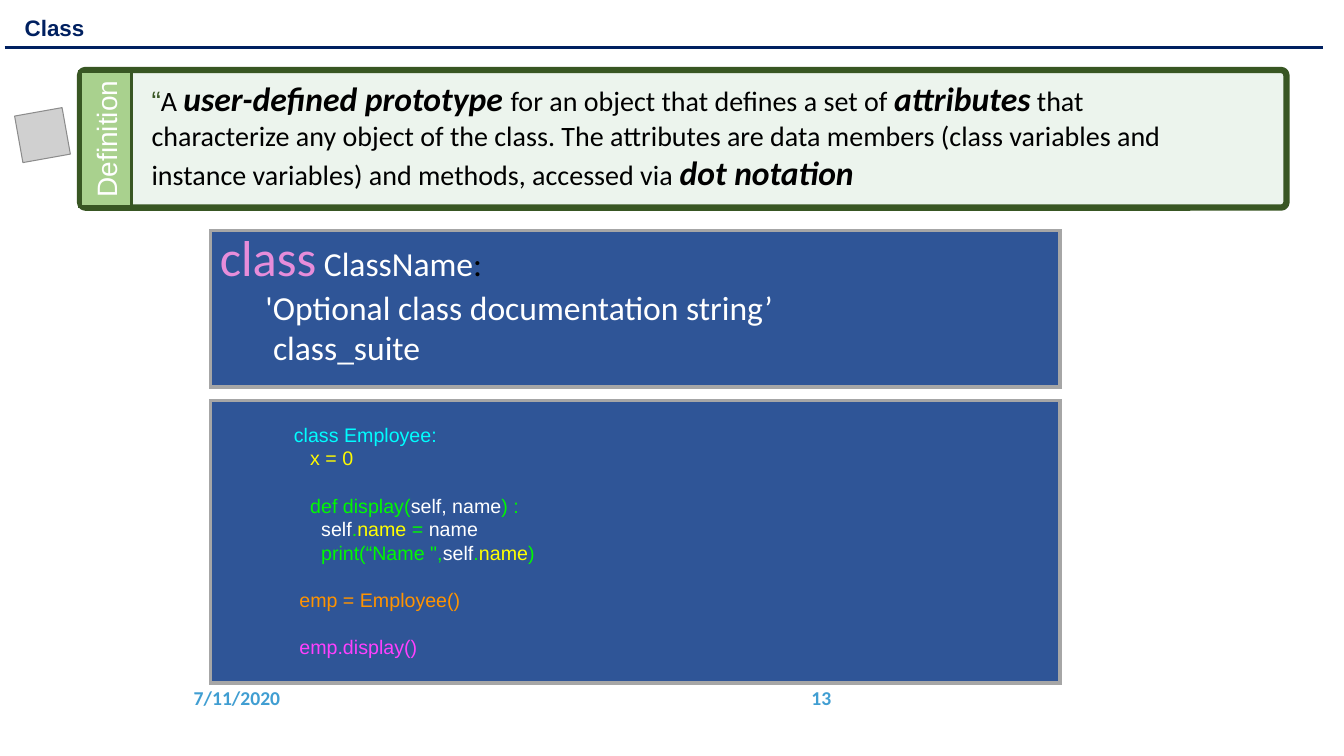
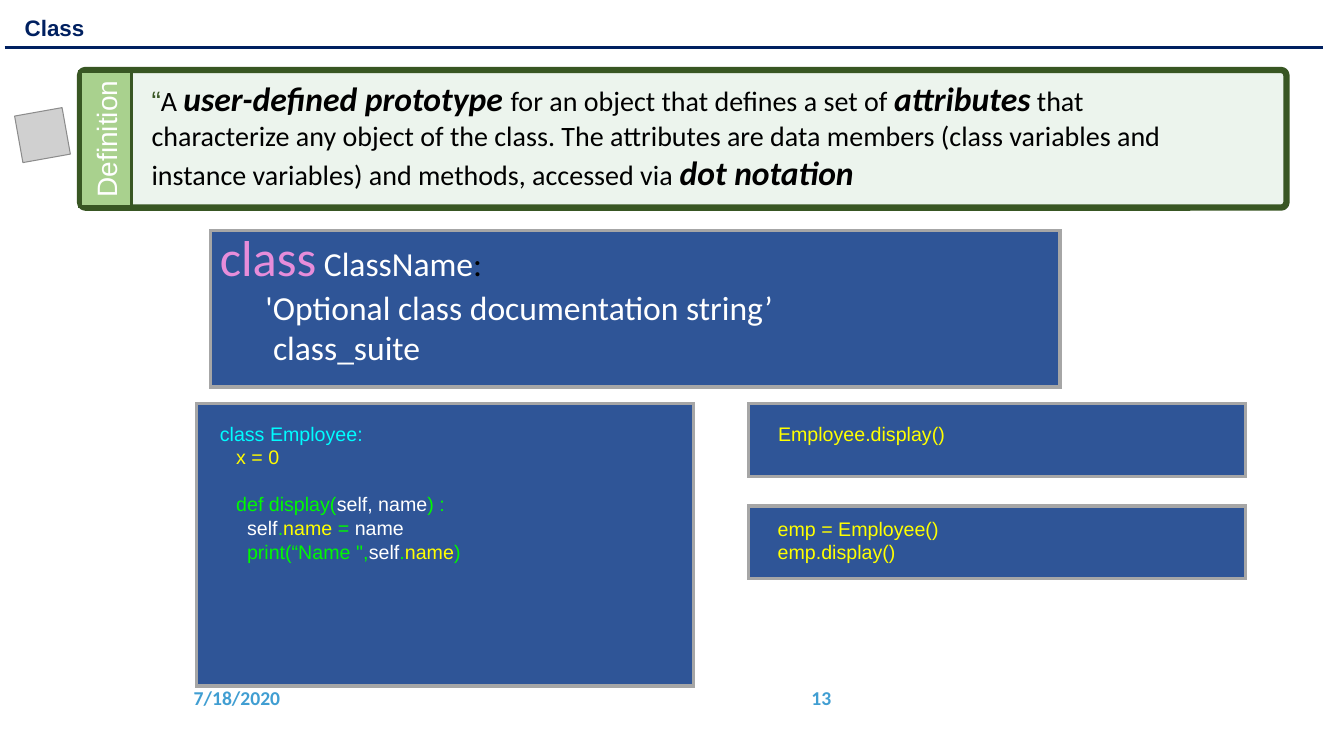
Before and after one commit to Gerardin16/Python_Training_2020, a slide deck: slide 13 of training_artifacts/Chaptor 9 - OOPS.pptx. Drawn at 1344x756 pixels with LibreOffice and Linux fonts; fonts in the diff are those of the drawing; grey boxes stand for pictures; background and template pictures are left out. Boxes give left, top, right and bottom in pixels: in the first picture for what was removed or moved away, otherwise in the second. Text is boxed around its words. In the diff, an @@ line names an element or a change of style, - is before the commit and + after.

```diff
--- a/training_artifacts/Chaptor 9 - OOPS.pptx
+++ b/training_artifacts/Chaptor 9 - OOPS.pptx
@@ rectangle: place and size @@
-rectangle at [211, 400, 1061, 683]
+rectangle at [197, 403, 694, 686]
@@ text "class Employee:": place and size @@
-text "class Employee:" at [294, 428, 535, 658]
+text "class Employee:" at [220, 427, 461, 563]
@@ rectangle added at [749, 403, 1246, 476], fill #2F5597, outline #A6A6A6 2.25 pt @@
@@ text added at [778, 426, 945, 445], 14 pt, text #FFFF00 @@
+Employee.display()
@@ rectangle added at [749, 506, 1246, 579], fill #2F5597, outline #A6A6A6 2.25 pt @@
@@ text added at [778, 521, 938, 563], 14 pt, text #FFFF00 @@
+emp = Employee()
+emp.display()
@@ text at [299, 592, 460, 658]: paragraphs removed @@
-emp = Employee()
-emp.display()
@@ text at [194, 691, 280, 706]: text changed @@
-7/11/2020
+7/18/2020
```
Also in this commit, not shown: 20 other slides changed, 7 slides added, 33 other files.
